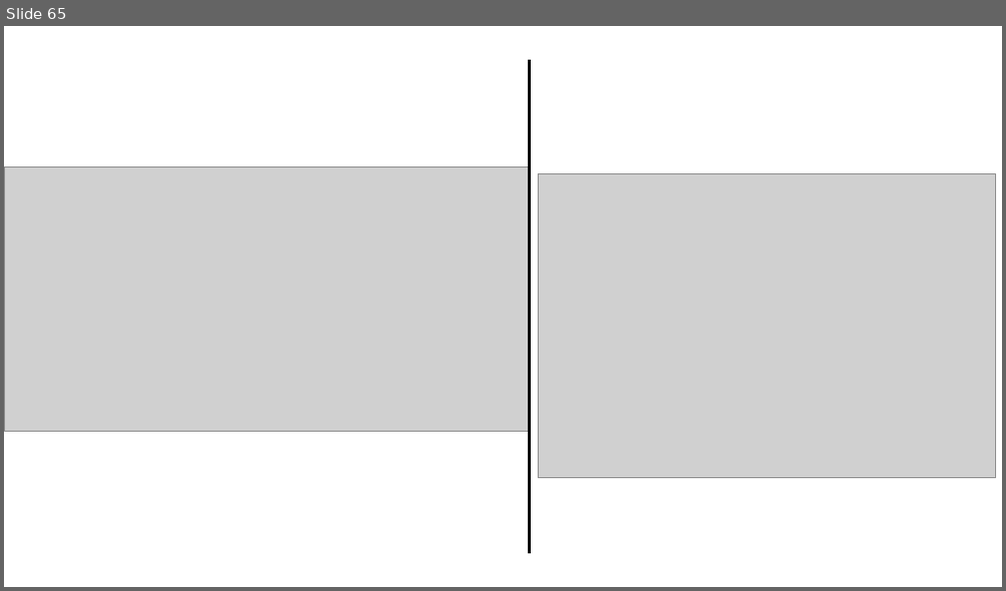
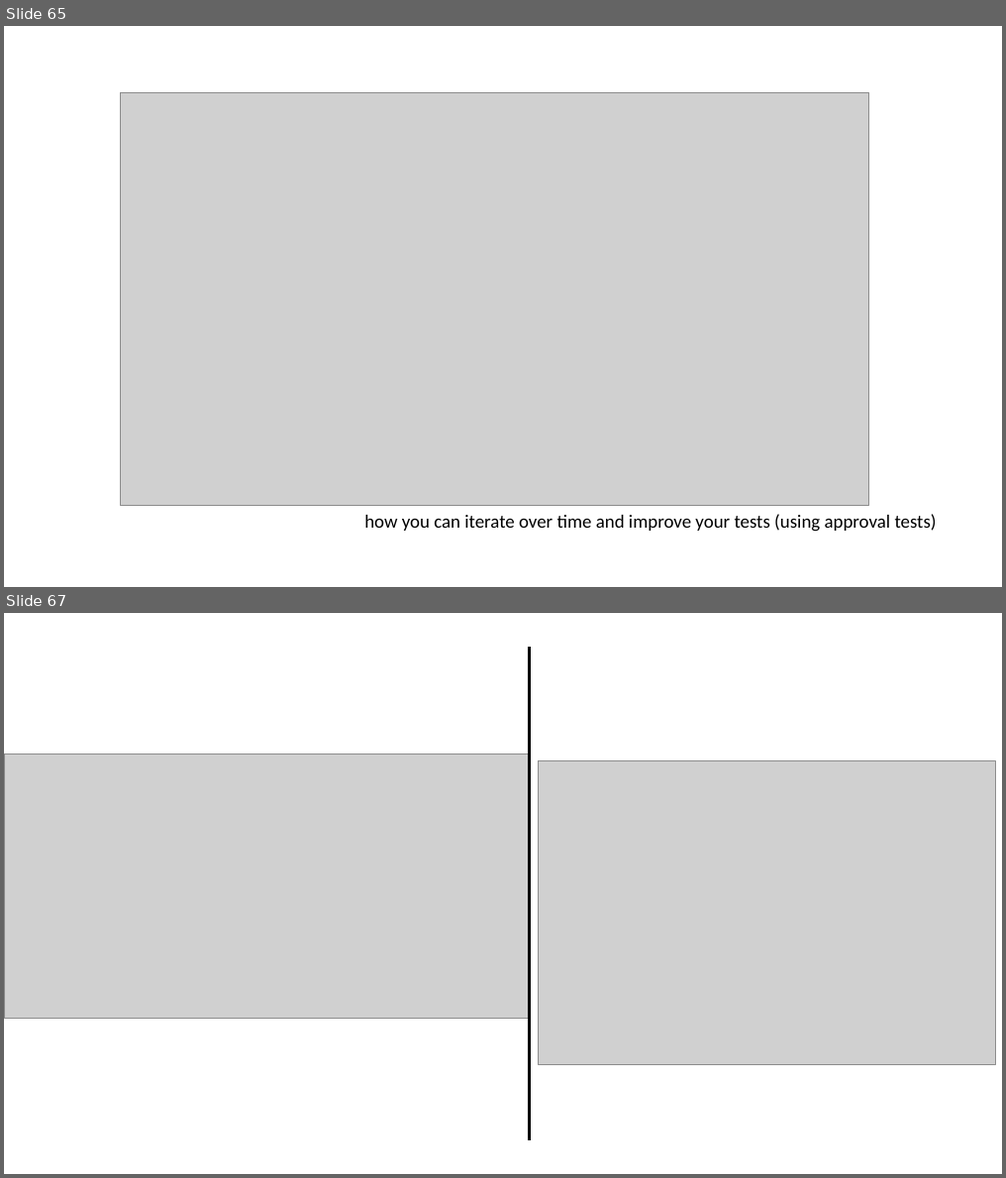
Before and after one commit to LearnWithLlew/TestingBetterWithApprovals.Slides, a slide deck: slides/Testing Better with Approvals.pptx. Shown one above the other, each under a label of ours: slide 65 before the commit, slides 65 and 67 after it; the slides between them are not shown. The pictures are 1006x591 and 1006x1178 pixels, drawn with LibreOffice and Linux fonts; fonts in the diff are those of the drawing; grey boxes stand for pictures. Boxes give left, top, right and bottom in pixels: in the first picture for what was removed or moved away, otherwise in the second. Text is boxed around its words. In the diff, an @@ line names an element or a change of style, - is before the commit and + after.

```diff
--- a/slides/Testing Better with Approvals.pptx
+++ b/slides/Testing Better with Approvals.pptx
@@ slide 65 added at (4, 26, 1002, 587), background #FFFFFF @@
@@ picture added at (121, 92, 869, 506) @@
@@ text added at (364, 514, 937, 532), 18 pt, text #000000 @@
+how you can iterate over time and improve your tests (using approval tests)
@@ what was slide 65 is now slide 67 @@
```
Also in this commit, not shown: 1 slide changed, 2 other slides added, 1 slide removed.
